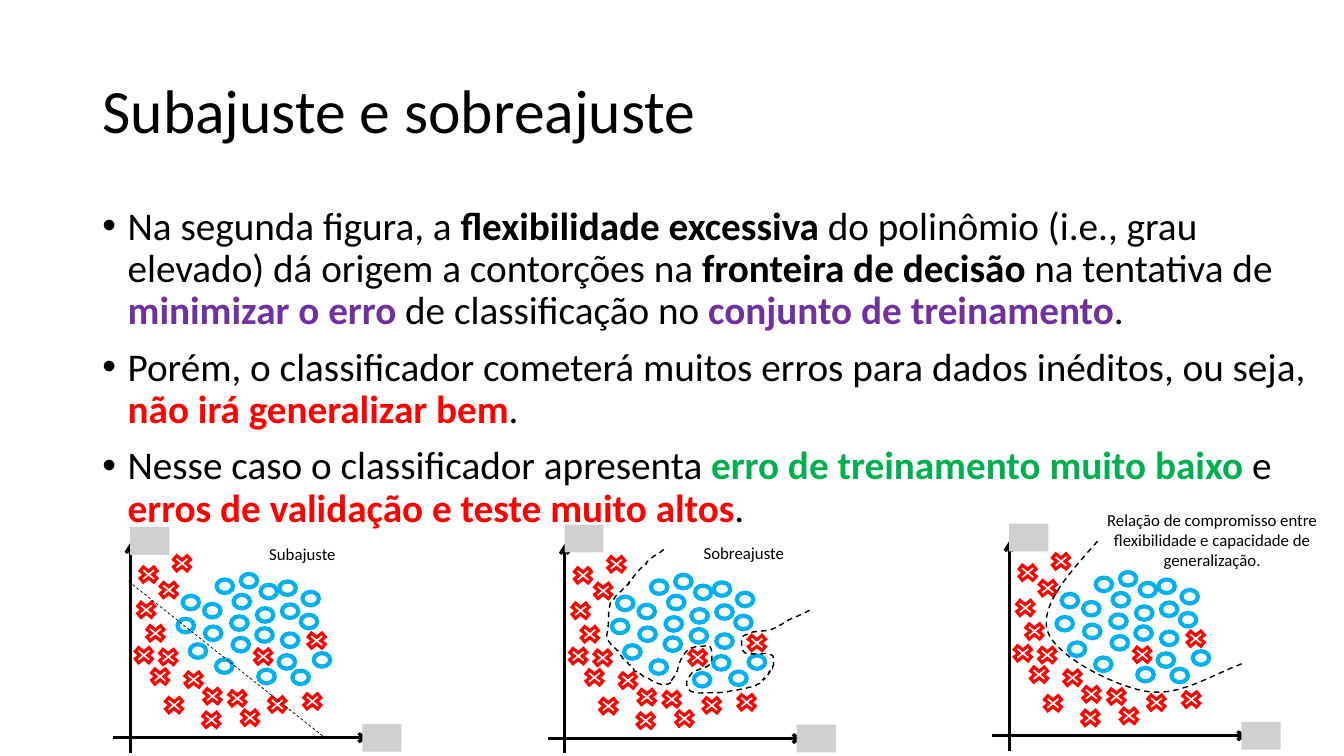
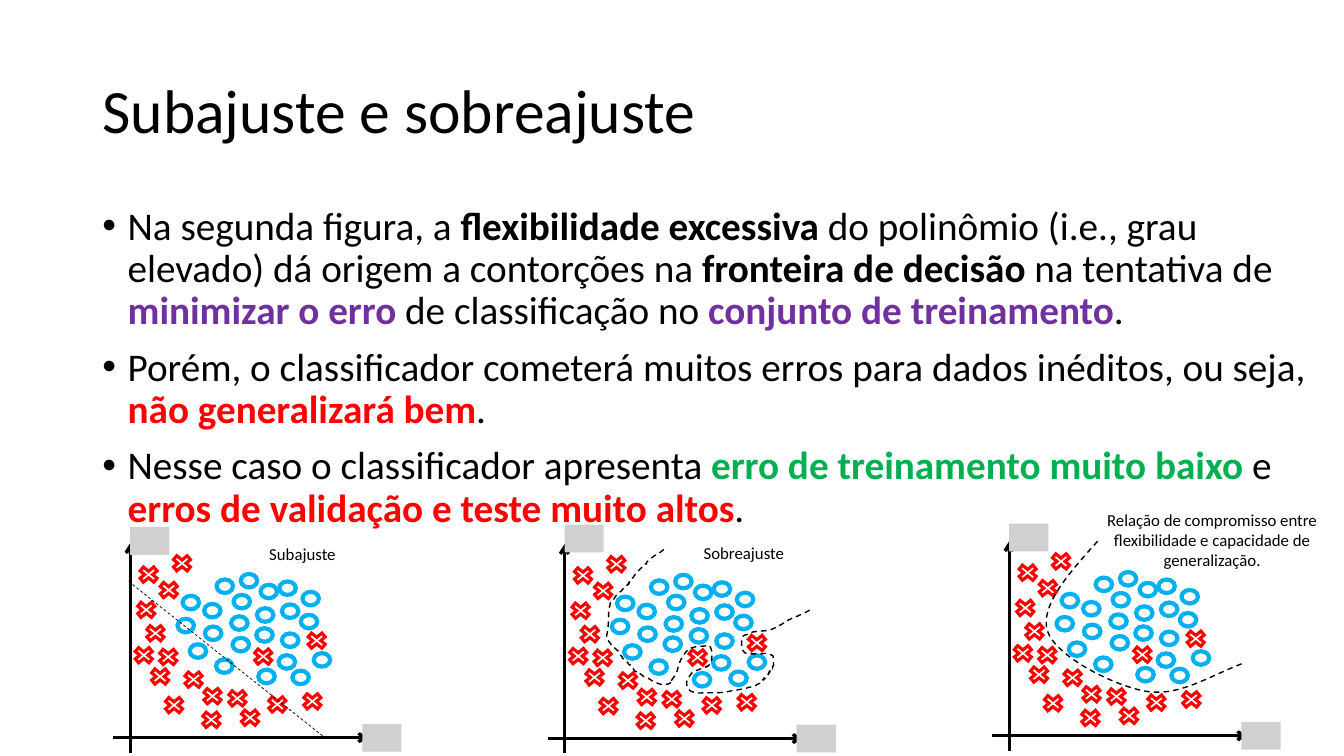
Before and after one commit to zz4fap/c24_inteligencia_artificial, a slide deck: slide 44 of slides/C24_Classificação.pptx. Drawn at 1344x756 pixels with LibreOffice and Linux fonts; fonts in the diff are those of the drawing; grey boxes stand for pictures. Boxes give left, top, right and bottom in pixels: in the first picture for what was removed or moved away, otherwise in the second. Text is boxed around its words. In the diff, an @@ line names an element or a change of style, - is before the commit and + after.

```diff
--- a/slides/C24_Classificação.pptx
+++ b/slides/C24_Classificação.pptx
@@ text at box(128, 353, 1306, 430): text changed @@
-• Porém, o classificador cometerá muitos erros para dados inéditos, ou seja, não irá generalizar bem.
+• Porém, o classificador cometerá muitos erros para dados inéditos, ou seja, não generalizará bem.
```
Also in this commit, not shown: 6 other slides changed, 2 slides added, 2 other files.
